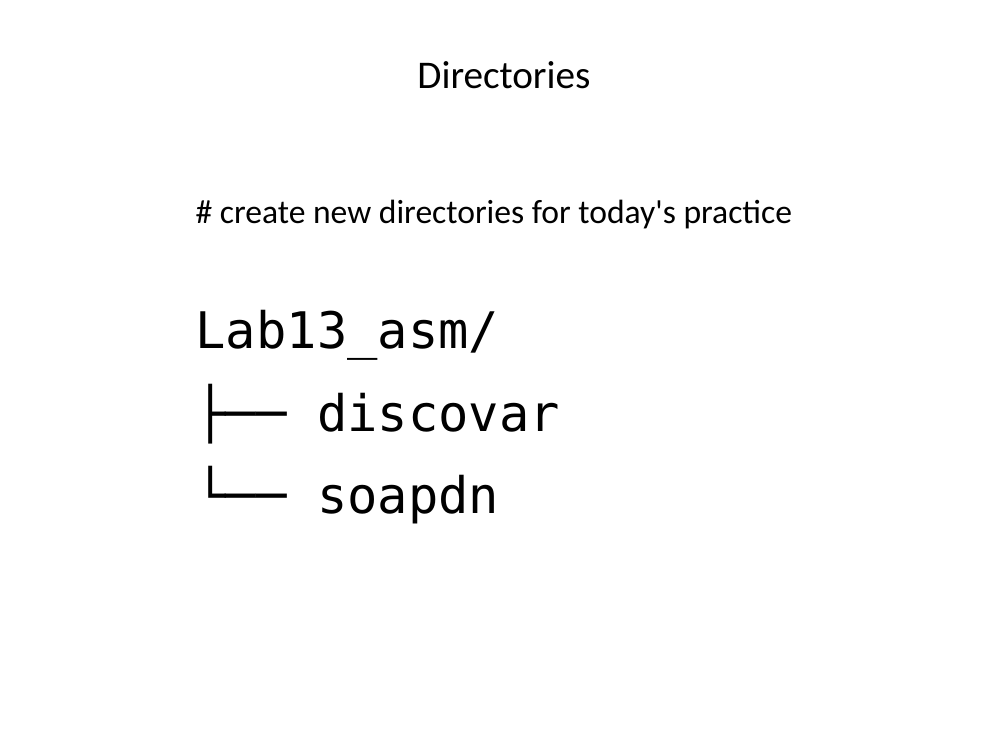
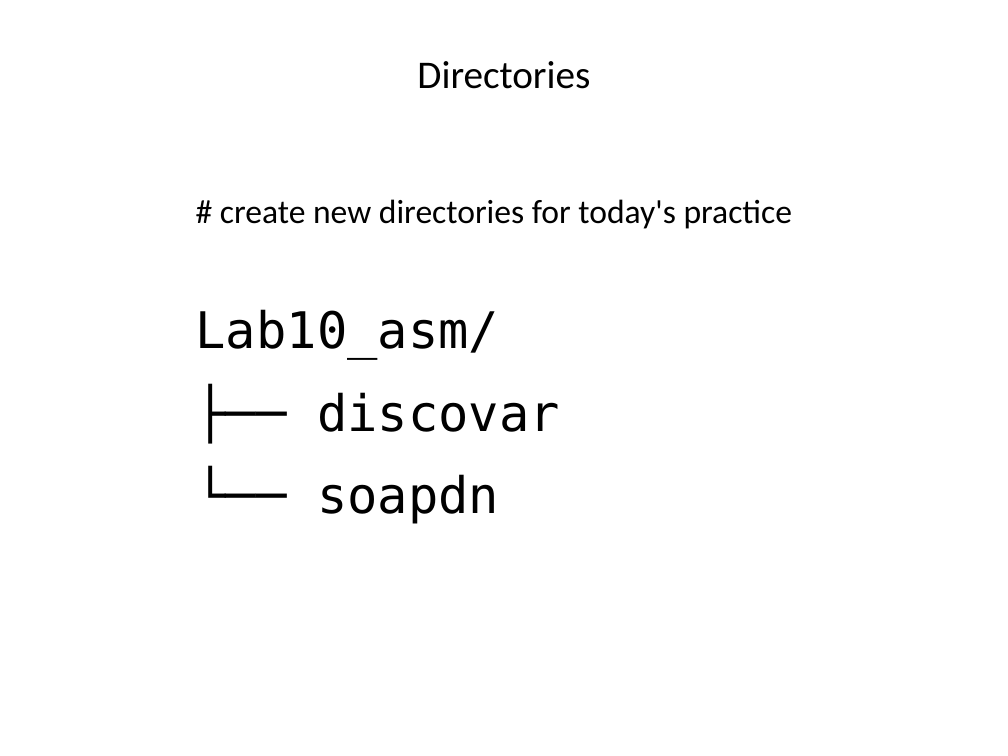
Before and after one commit to liu3zhenlab/teaching, a slide deck: slide 3 of PLPTH813Bioinformatis/2019/labs/lab10_assembly.pptx. Drawn at 1008x756 pixels with LibreOffice and Linux fonts; fonts in the diff are those of the drawing. Boxes give left, top, right and bottom in pixels: in the first picture for what was removed or moved away, otherwise in the second. Text is boxed around its words. In the diff, an @@ line names an element or a change of style, - is before the commit and + after.

```diff
--- a/PLPTH813Bioinformatis/2019/labs/lab10_assembly.pptx
+++ b/PLPTH813Bioinformatis/2019/labs/lab10_assembly.pptx
@@ text at (196,309,499,360): text changed @@
-Lab13_asm/
+Lab10_asm/
```
Also in this commit, not shown: 2 other slides changed.
